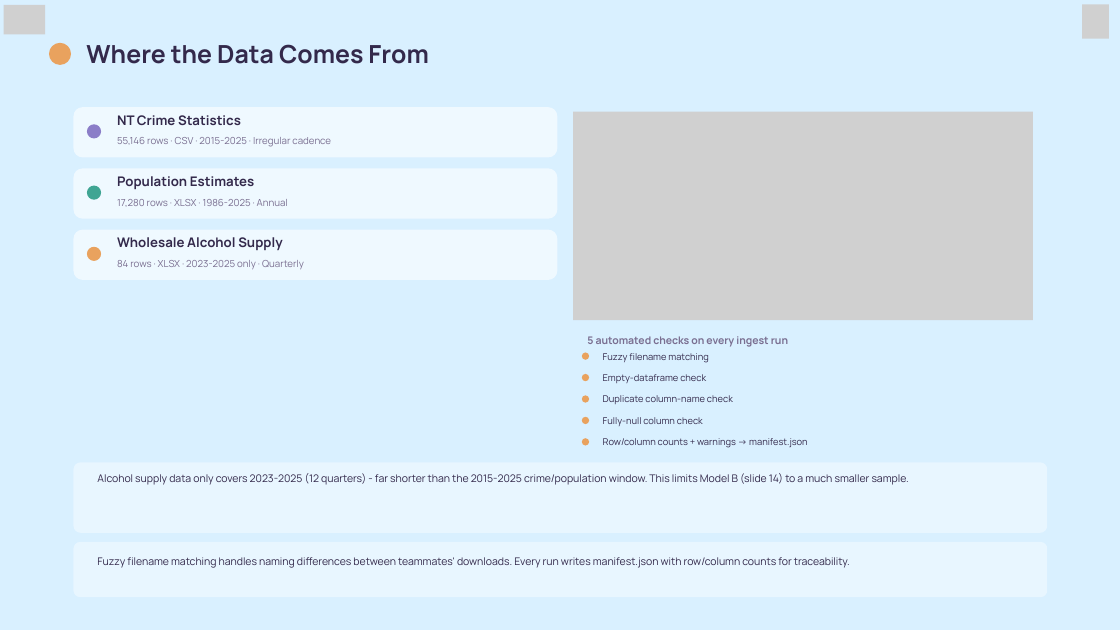
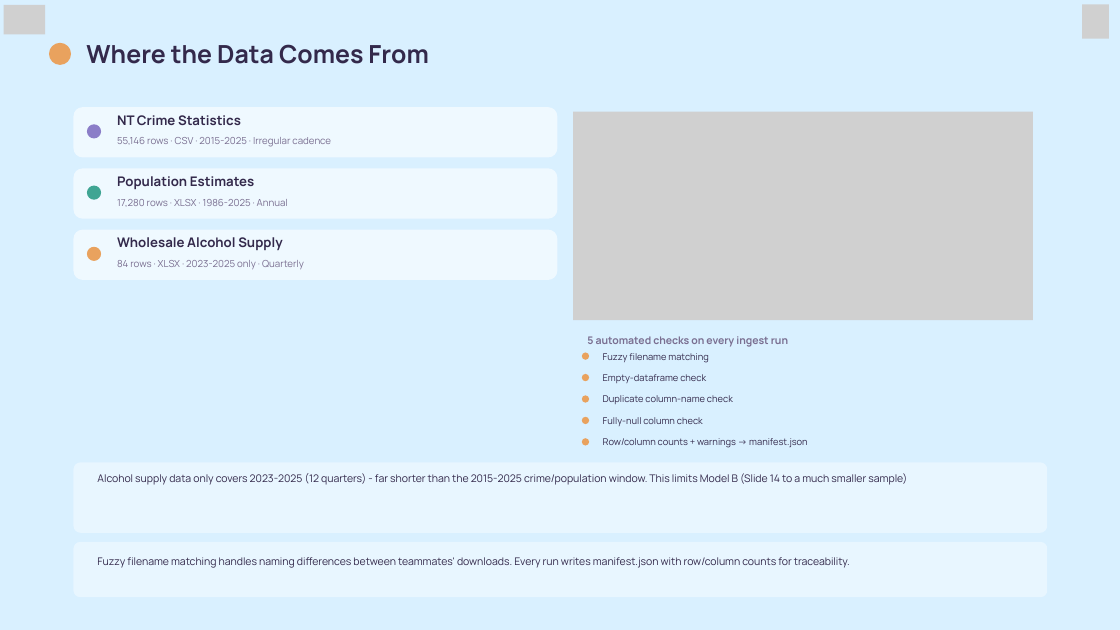
Before and after one commit to HendrickDang/PRT661-DATA-SCIENCE-PRACTICE, a slide deck: slide 3 of Reports/PRT661_Assessment_3.pptx. Drawn at 1120x630 pixels with LibreOffice and Linux fonts; fonts in the diff are those of the drawing; grey boxes stand for pictures. Boxes give left, top, right and bottom in pixels: in the first picture for what was removed or moved away, otherwise in the second. Text is boxed around its words. In the diff, an @@ line names an element or a change of style, - is before the commit and + after.

Commit message:
Update report and presentation file

```diff
--- a/Reports/PRT661_Assessment_3.pptx
+++ b/Reports/PRT661_Assessment_3.pptx
@@ text at box(97, 473, 907, 485): text changed @@
-Alcohol supply data only covers 2023-2025 (12 quarters) - far shorter than the 2015-2025 crime/population window. This limits Model B (slide 14) to a much smaller sample.
+Alcohol supply data only covers 2023-2025 (12 quarters) - far shorter than the 2015-2025 crime/population window. This limits Model B (Slide 14 to a much smaller sample)
```
Also in this commit, not shown: 1 other file.
